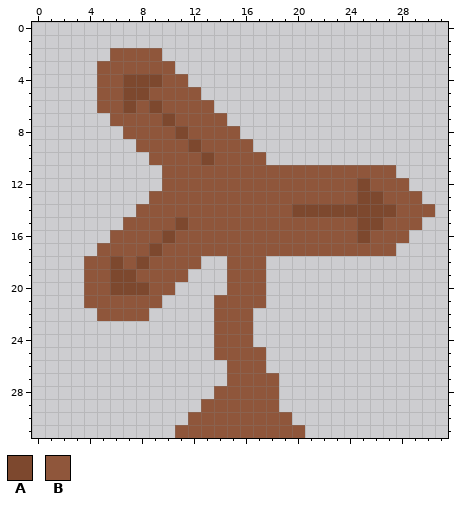
One commit to this pixel-art file: Assets/Games/Iribus/Assets/Sprites/Objetos/Cartel.aseprite. Above, as it was before the edit.
32x32 pixels, 1 frame.
Palette (. is transparent): A #7d482e  B #8f563b
Pixels before, first column x 4:
 2 ..BBBB.....................
 3 .BBBBBB....................
 4 .BBAAABB...................
 5 .BBAABBBB..................
 6 .BBABABBBB.................
 7 ..BBBBABBBB................
 8 ...BBBBABBBB...............
 9 ....BBBBABBBB..............
10 .....BBBBABBBB.............
11 ......BBBBBBBBBBBBBBBBBB...
12 ......BBBBBBBBBBBBBBBABBB..
13 .....BBBBBBBBBBBBBBBBAABBB.
14 ....BBBBBBBBBBBBAAAAAAAABBB
15 ...BBBBABBBBBBBBBBBBBAABBB.
16 ..BBBBABBBBBBBBBBBBBBABBB..
17 .BBBBABBBBBBBBBBBBBBBBBB...
18 BBABABBBB..BBB.............
19 BBAABBBB...BBB.............
20 BBAAABB....BBB.............
21 BBBBBB....BBBB.............
22 .BBBB.....BBB..............
23 ..........BBB..............
24 ..........BBB..............
25 ..........BBBB.............
26 ...........BBB.............
27 ...........BBBB............
28 ..........BBBBB............
29 .........BBBBBB............
30 ........BBBBBBBB...........
31 .......BBBBBBBBBB..........
Now the later version:
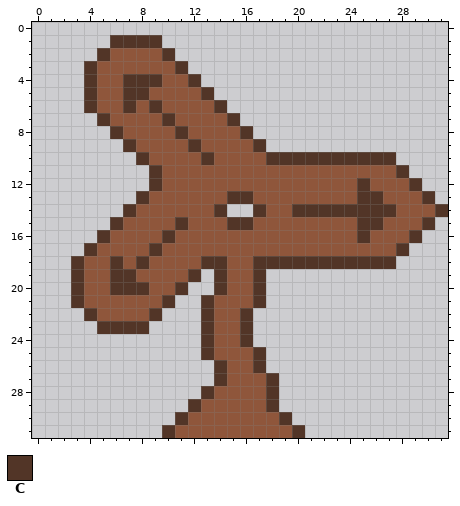
Colours new in this view: C #523527
What changed:
The author put colour C in row 1 at x 6 to 9; in row 2 at x 5 and 10; in row 3 at x 4 and 11; in row 4 at x 4 and 12; in row 5 at x 4 and 13; in row 6 at x 4 and 14.
The author put colour C in row 7 at x 5 and 15; in row 8 at x 6 and 16; in row 9 at x 7 and 17; in row 10 at x 8 and 18 to 27; in row 11 at x 9 and 28; in row 12 at x 9 and 29.
The author put colour C in row 13 at x 8 and 30; in row 14 at x 7 and 31; in row 15 at x 6 and 30; in row 16 at x 5 and 29; in row 17 at x 4 and 28; in row 18 at x 3, 13 to 14 and 18 to 27.
The author put colour C in row 19 at x 3, 12 and 14; in row 20 at x 3, 11 and 14; in row 21 at x 3, 10 and 13; in row 22 at x 4, 9 and 13; in row 23 at x 5 to 8 and 13; in rows 24 to 25 at x 13.
The author put colour C in rows 26 to 27 at x 14; in row 28 at x 13; in row 29 at x 12; in row 30 at x 11; in row 31 at x 10.
Colour A becomes colour C in row 4 at x 7 to 9; in row 5 at x 7 to 8; in row 6 at x 7 and 9; in row 7 at x 10; in row 8 at x 11; in row 9 at x 12.
Colour A becomes colour C in row 10 at x 13; in row 12 at x 25; in row 13 at x 25 to 26; in row 14 at x 20 to 27; in row 15 at x 11 and 25 to 26; in row 16 at x 10 and 25.
Colour A becomes colour C in row 17 at x 9; in row 18 at x 6 and 8; in row 19 at x 6 to 7; in row 20 at x 6 to 8.
Colour B becomes colour C in row 13 at x 15 to 16; in row 14 at x 14 and 17; in row 15 at x 15 to 16; in rows 18 to 21 at x 17; in rows 22 to 24 at x 16; in rows 25 to 26 at x 17.
Colour B becomes colour C in rows 27 to 29 at x 18; in row 30 at x 19; in row 31 at x 20.
The author cleared colour B in row 14 at x 15 to 16.
Pixel boxes of the changes (left, top, right, bottom) in both pictures:
changed: (71, 35, 448, 438)
